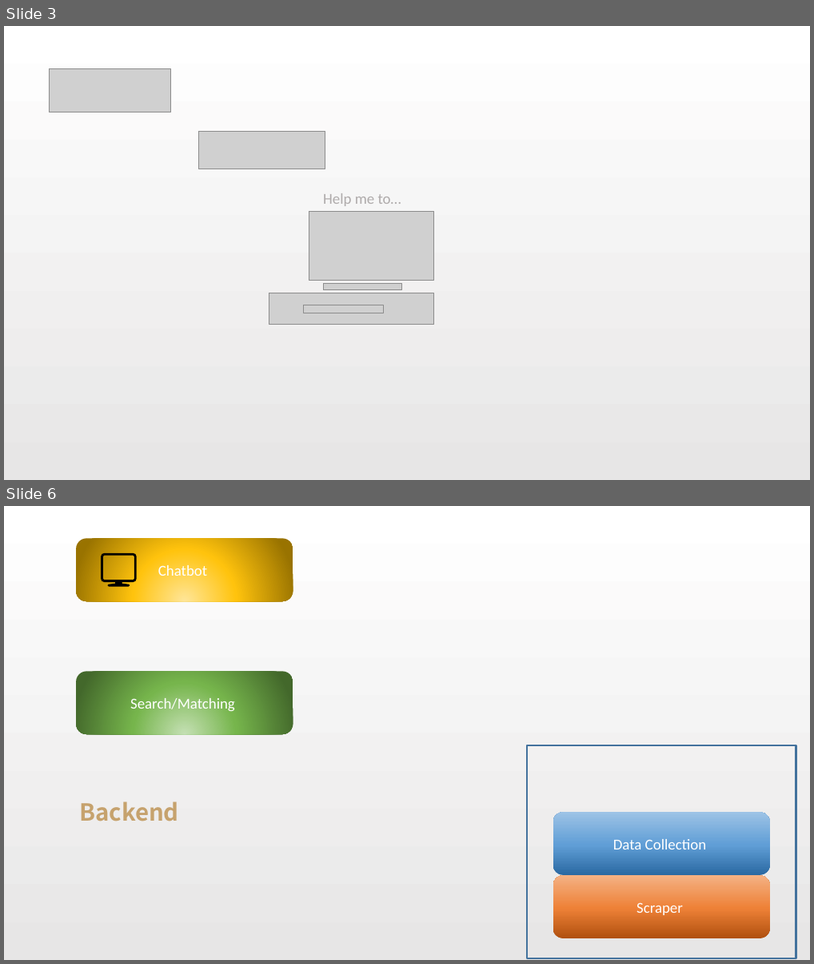
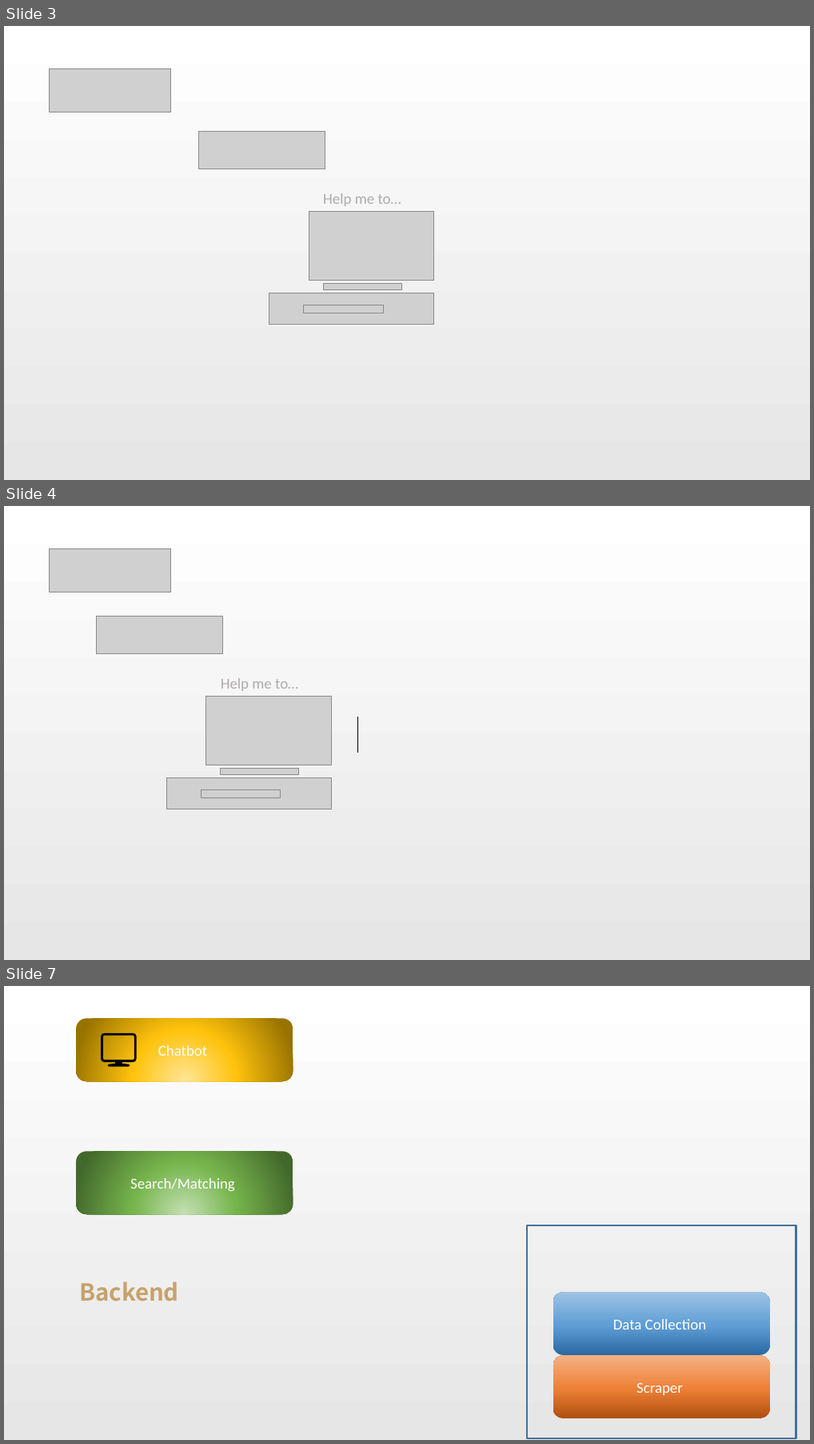
Before and after one commit to henryzt/JPMorgan-CFG19-Project-Access-Chatbot, a slide deck: presentation/03.pptx. Shown one above the other, each under a label of ours: slides 3 and 6 before the commit, slides 3, 4 and 7 after it; the slides between them are not shown. The pictures are 814x964 and 814x1444 pixels, drawn with LibreOffice and Linux fonts; fonts in the diff are those of the drawing; grey boxes stand for pictures. Boxes give left, top, right and bottom in pixels: in the first picture for what was removed or moved away, otherwise in the second. Text is boxed around its words. In the diff, an @@ line names an element or a change of style, - is before the commit and + after.

```diff
--- a/presentation/03.pptx
+++ b/presentation/03.pptx
@@ slide 4 added at (x1=4, y1=506, x2=810, y2=960), background gradient #FFFFFF to #E7E6E6 @@
@@ picture added at (x1=50, y1=549, x2=171, y2=592) @@
@@ picture added at (x1=97, y1=616, x2=222, y2=654) @@
@@ picture added at (x1=206, y1=696, x2=331, y2=765) @@
@@ text added at (x1=221, y1=678, x2=298, y2=691), 18 pt, text #AFABAB @@
+Help me to…
@@ line added from (358, 716) to (358, 752), #000000 1 pt @@
@@ picture added at (x1=221, y1=768, x2=298, y2=776) @@
@@ picture added at (x1=166, y1=778, x2=331, y2=809) @@
@@ picture added at (x1=201, y1=790, x2=281, y2=797) @@
@@ what was slide 6 is now slide 7 @@
```
Also in this commit, not shown: 1 slide changed.
